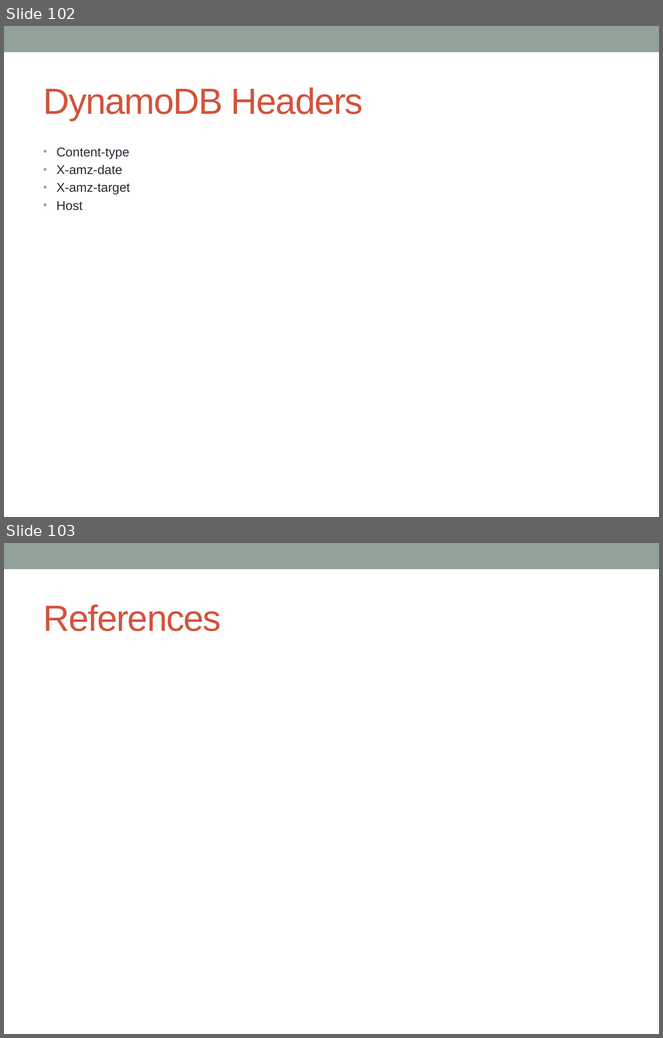
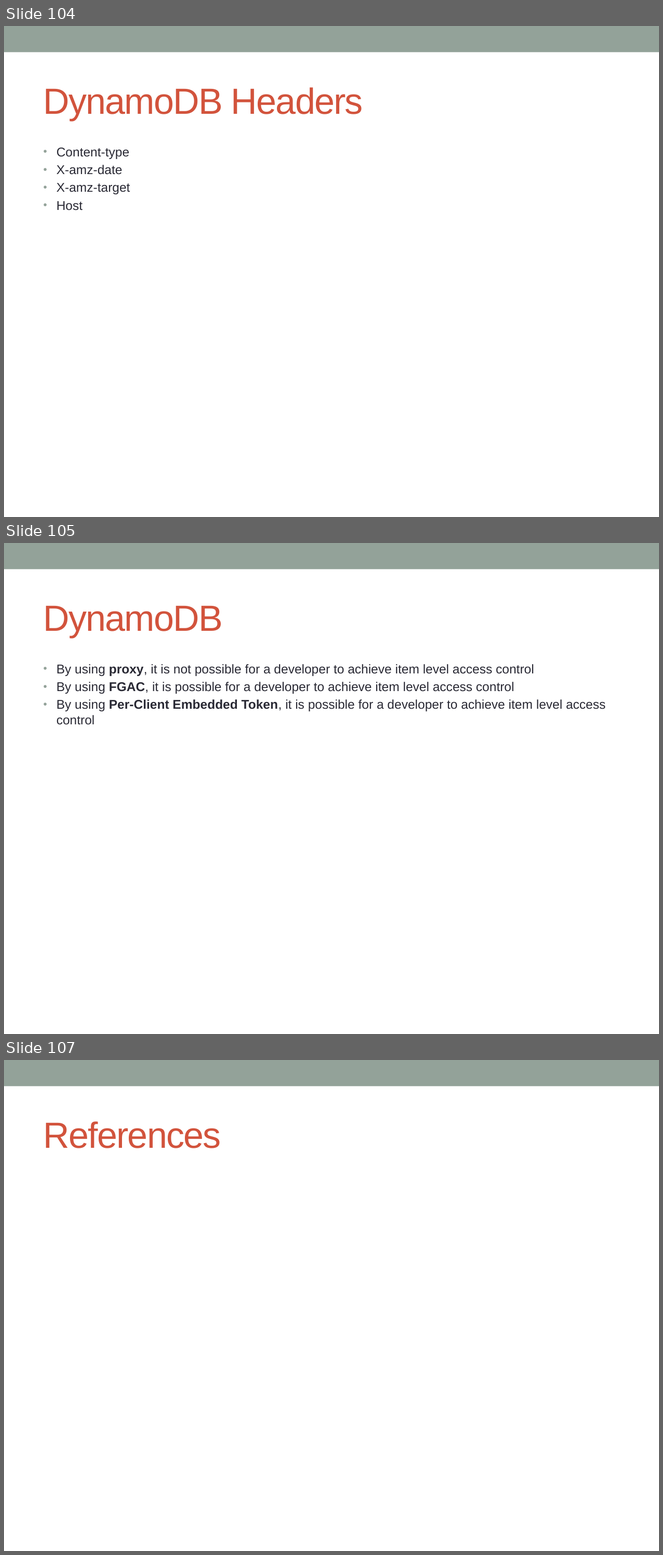
Before and after one commit to notionquest/ProjectDocumentation, a slide deck: AWS_Solution_Architect.pptx. Shown one above the other, each under a label of ours: slides 102 and 103 before the commit, slides 104, 105 and 107 after it; the slides between them are not shown. The pictures are 663x1038 and 663x1555 pixels, drawn with LibreOffice and Linux fonts; fonts in the diff are those of the drawing. Boxes give left, top, right and bottom in pixels: in the first picture for what was removed or moved away, otherwise in the second. Text is boxed around its words. In the diff, an @@ line names an element or a change of style, - is before the commit and + after.

Commit message:
dynamodb, cloudfront and elb

```diff
--- a/AWS_Solution_Architect.pptx
+++ b/AWS_Solution_Architect.pptx
@@ slide 105 added at bbox=[4, 543, 659, 1034], background #FFFFFF; not listed: 1 template element that a slide beside it also shows @@
@@ title added at bbox=[44, 606, 223, 638], 40 pt, text #D2533C @@
+DynamoDB
@@ text added at bbox=[57, 664, 606, 725], 14 pt, text #292934 @@
+• By using proxy, it is not possible for a developer to achieve item level access control
+• By using FGAC, it is possible for a developer to achieve item level access control
+• By using Per-Client Embedded Token, it is possible for a developer to achieve item level access control
@@ what was slide 102 is now slide 104 @@
@@ what was slide 103 is now slide 107 @@
```
Also in this commit, not shown: 10 slides changed, 3 other slides added.
